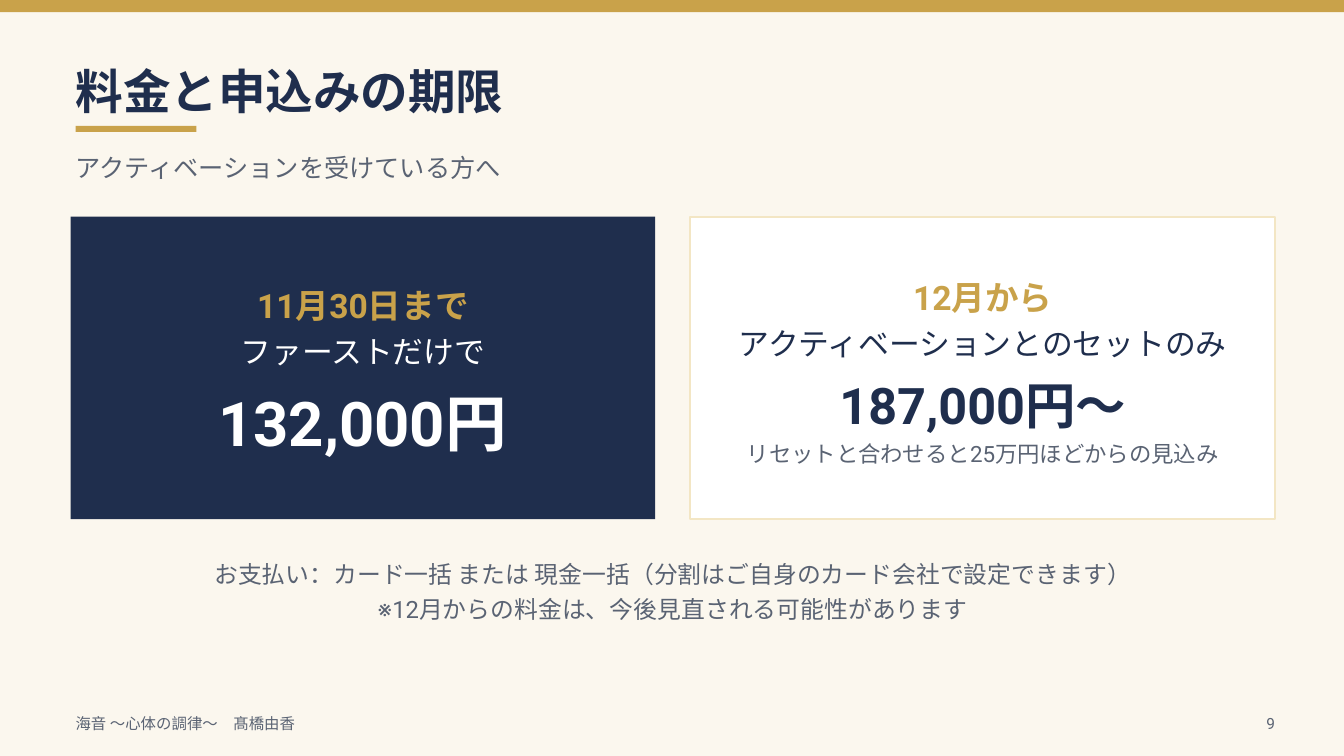
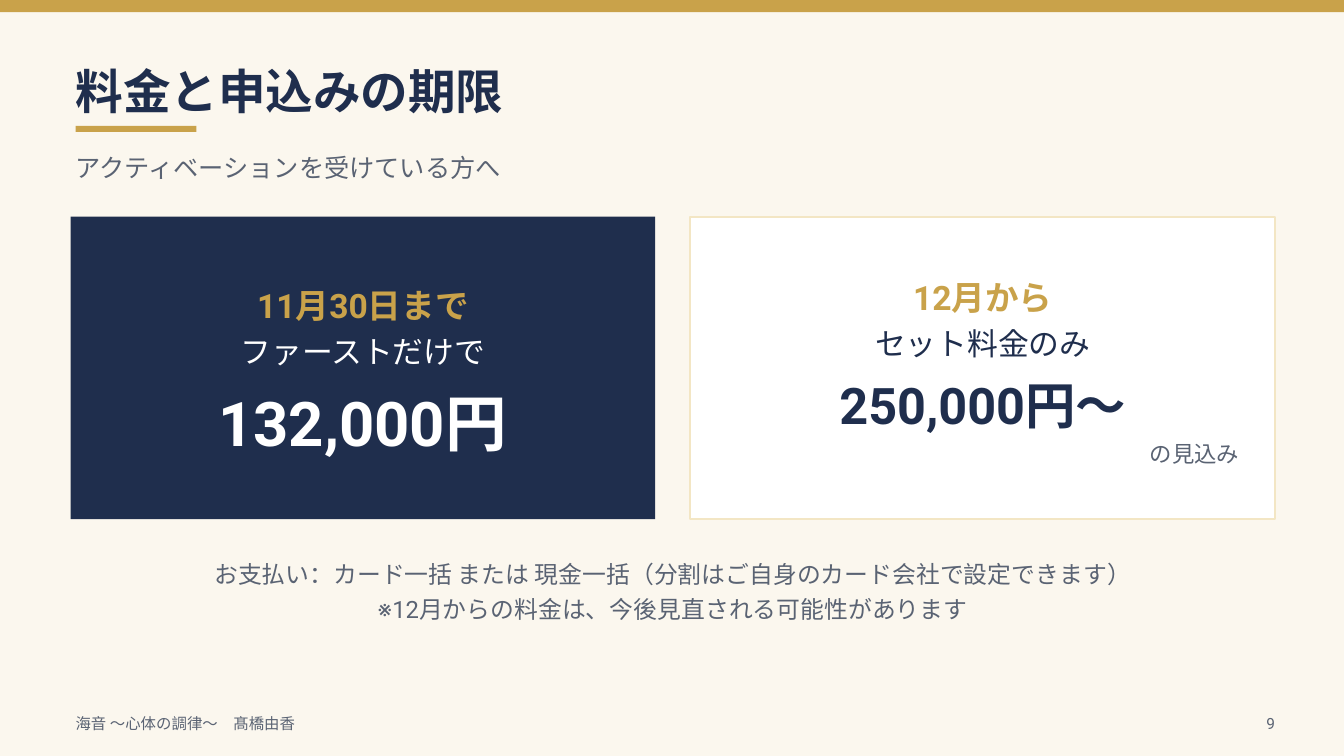
Before and after one commit to y-takahashi-cmd/MyBrain, a slide deck: slide 9 of 20_Projects/海音_心体の調律/タマラ/20261107_ファーストセッションのご案内.pptx. Drawn at 1344x756 pixels with LibreOffice and Linux fonts; fonts in the diff are those of the drawing. Boxes give left, top, right and bottom in pixels: in the first picture for what was removed or moved away, otherwise in the second. Text is boxed around its words. In the diff, an @@ line names an element or a change of style, - is before the commit and + after.

```diff
--- a/20_Projects/海音_心体の調律/タマラ/20261107_ファーストセッションのご案内.pptx
+++ b/20_Projects/海音_心体の調律/タマラ/20261107_ファーストセッションのご案内.pptx
@@ text "12月から": place and size @@
-text "12月から" at [739,283,1227,464]
+text "12月から" at [839,283,1239,464]
@@ text at [839,329,1239,464]: text changed; size 16 to 36 pt @@
-アクティベーションとのセットのみ
-187,000円〜
-リセットと合わせると25万円ほどからの見込み
+セット料金のみ
+250,000円〜
+の見込み
```
Also in this commit, not shown: 1 other file.
